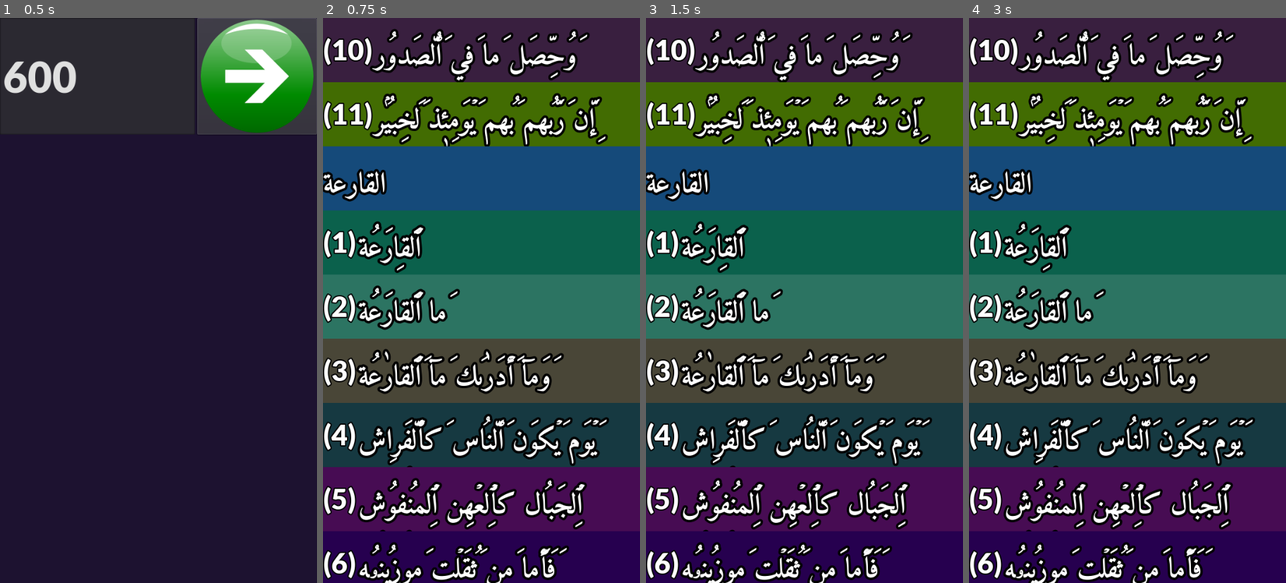
Above: before the commit, frames 1-4 (left to right).
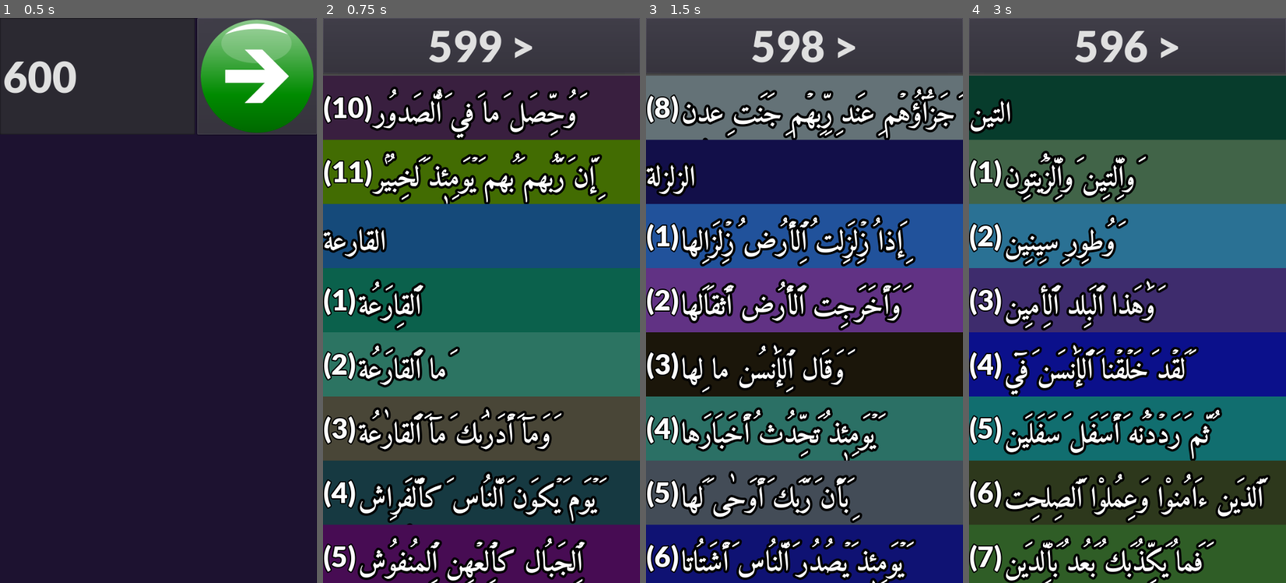
Above: after the commit, the same moments.

Repository: nightblade9/read-quran
Game: Godot game, scene res://scenes/HomeScreen.tscn
The game is run twice, just before and just after one commit, with the same random seed, the same clock (stepped at 60 frames per second) and the same inputs.
Inputs (mouse positions are in pixels of both pictures, inside the frame that each line leads up to):
- Up to frame 1 (0.5 s): no input
- Up to frame 2 (0.75 s): click (579, 74) at 0.5 s
- Up to frame 3 (1.5 s): click (804, 46) at 1.25 s, where only the run after the commit has a clickable "599 >"
- Up to frame 4 (3 s): click (1127, 46) at 2 s, where only the run after the commit has a clickable "598 >"; click (1127, 46) at 2.75 s, where only the run after the commit has a clickable "597 >"

Frame 1 is identical in both runs. In frame 2, 87% of the frame differs, in the area x 0-100%, y 0-100%; in frame 3, 95%; in frame 4, 96%.

Commit message:
Next/preivous button, sort of works (many pages) Ayaat are populated when you load, or click a button Buttons are cloned and added as needed

Diff:
--- a/source/scenes/ShowQuranScene.gd
+++ b/source/scenes/ShowQuranScene.gd
@@ -5,23 +5,19 @@
 
 const _PAGES_DATA = "res://data/pages.json"
 const _SURAH_DATA = "res://data/surahs.json"
+
 onready var _ayaat_container = $ScrollContainer/VBoxContainer
+onready var _previous_button = $PreviousButton
+onready var _next_button = $NextButton
 
 var _page:Array = [] # Page data, list of ayaat
 var _surah_names:Array = []
+var _pages_data:Array = []
+var _page_number:int = 0
 
 func _ready():
 	_parse_surah_names()
-
-	for ayah in _page:
-		var ayah_number = ayah["ayah_number"]
-		if ayah_number == 1:
-			# Push surah name
-			var surah_data = _surah_names[ayah["surah_number"] - 1] # base 1 to base 0
-			var surah_name = surah_data["titleAr"]
-			var hbox = _create_entry(0, surah_name)
-
-		var hbox = _create_entry(ayah_number, ayah["arabic"])
+	_show_ayaat()
 
 # Called before ready
 func setup_surah(surah_number:int) -> void:
@@ -39,7 +35,35 @@
 # Called before ready
 func setup_page(page_number:int) -> void:
 	var json_data = _parse_data()
-	_page = json_data[page_number]
+	_page_number = page_number
+
+func _show_ayaat() -> void:
+	_previous_button.visible = true
+	_next_button.visible = true
+
+	_previous_button.text = "%s >" % (_page_number - 1)
+	_next_button.text = "< %s" % (_page_number + 1)
+
+	for child in _ayaat_container.get_children():
+		_ayaat_container.remove_child(child)
+
+	_ayaat_container.add_child(_previous_button.duplicate())
+
+	_page = _pages_data[_page_number]
+
+	for ayah in _page:
+		var ayah_number = ayah["ayah_number"]
+		if ayah_number == 1:
+			# Push surah name
+			var surah_data = _surah_names[ayah["surah_number"] - 1] # base 1 to base 0
+			var surah_name = surah_data["titleAr"]
+			var hbox = _create_entry(0, surah_name)
+
+		var hbox = _create_entry(ayah_number, ayah["arabic"])
+
+	_ayaat_container.add_child(_next_button.duplicate())
+	_previous_button.visible = false
+	_next_button.visible = false
 
 func _create_entry(ayah_number:int, arabic_text:String) -> HBoxContainer:
 	var hbox = AyahHbox.instance()
@@ -56,15 +80,21 @@
 	var f = File.new()
 	f.open(_SURAH_DATA, File.READ)
 	var surah_data = f.get_as_text()
-	var json_data = JSON.parse(surah_data).result # TODO: error checking?
+	_surah_names = JSON.parse(surah_data).result # TODO: error checking?
 	f.close()
-	_surah_names = json_data
 
 func _parse_data():
 	# TODO: singleton I guess
 	var f = File.new()
 	f.open(_PAGES_DATA, File.READ)
 	var pages_data = f.get_as_text()
-	var json_data = JSON.parse(pages_data).result # TODO: error checking?
+	_pages_data = JSON.parse(pages_data).result # TODO: error checking?
 	f.close()
-	return json_data
+
+func _on_PreviousButton_pressed():
+	if _page_number > 1:
+		_page_number -= 1
+	_show_ayaat()
+
+func _on_NextButton_pressed():
+	pass # Replace with function body.
--- a/source/scenes/ShowQuranScene.tscn
+++ b/source/scenes/ShowQuranScene.tscn
@@ -27,3 +27,17 @@
 __meta__ = {
 "_edit_use_anchors_": false
 }
+
+[node name="PreviousButton" type="Button" parent="."]
+margin_right = 540.0
+margin_bottom = 94.0
+text = "607>"
+
+[node name="NextButton" type="Button" parent="."]
+margin_top = 98.0
+margin_right = 540.0
+margin_bottom = 192.0
+text = "< 609"
+
+[connection signal="pressed" from="PreviousButton" to="." method="_on_PreviousButton_pressed"]
+[connection signal="pressed" from="NextButton" to="." method="_on_NextButton_pressed"]
